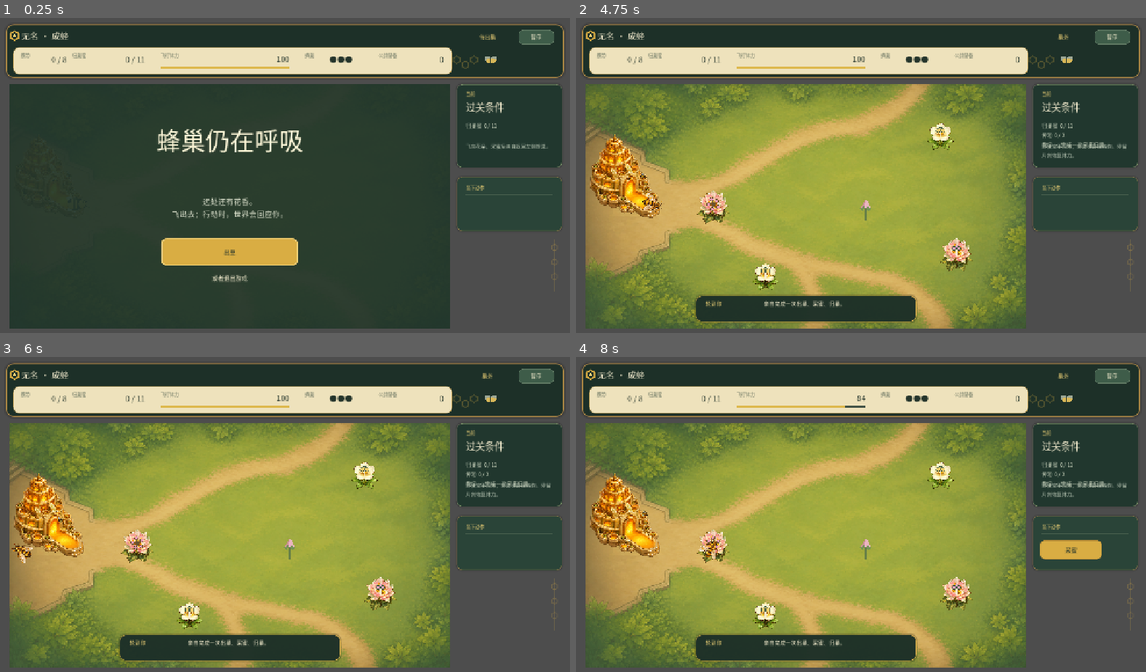
Above: before the commit, frames 1-4 (two rows, left to right).
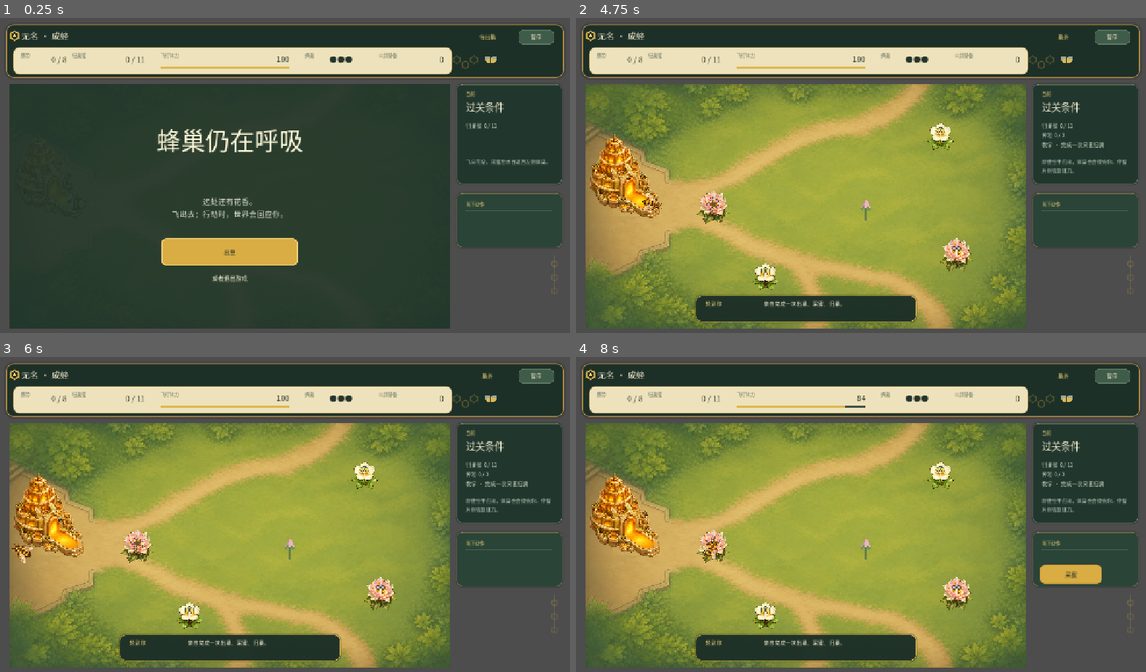
Above: after the commit, the same moments.

Repository: alanthssss/nameless-becoming
Game: Godot game, scene res://main.tscn
Two runs of this game, one before a commit and one after it. Both use one fixed random seed, a clock stepped at 60 frames per second and the inputs below.
Inputs (mouse positions are in pixels of both pictures, inside the frame that each line leads up to):
- Up to frame 1 (0.25 s): no input
- Up to frame 2 (4.75 s): click "暂停" at 0.5 s; click "出巢" at 1.25 s; tap Enter (ui_accept) at 2, 2.27, 2.57, 3.5 s; move the mouse to (986, 166) at 2.02 s; hold D (move_right) 2.03-2.75 s; hold Space (action) 2.03-2.75 s; click (986, 166) at 2.17 s; drag from (747, 197) to (832, 247) at 2.77 s; move the mouse to (918, 109) at 3.52 s; hold D (move_right) 3.53-4.25 s; tap Q (return_hive) at 3.6 s; drag from (832, 247) to (684, 131) at 4.27 s
- Up to frame 3 (6 s): move the mouse to (461, 568) at 5.02 s; hold A (move_left) 5.03-5.75 s; tap E (drink_honey) at 5.1 s; tap Enter (ui_accept) at 5.27, 5.57 s; drag from (108, 470) to (199, 438) at 5.77 s
- Up to frame 4 (8 s): move the mouse to (889, 520) at 6.52 s; hold S (move_down) 6.53-7.25 s; hold Space (action) 6.53-7.25 s; click (889, 520) at 6.67 s; drag from (775, 438) to (747, 536) at 7.27 s

The runs differ from the first frame. In frame 1, 2.6% of the frame differs, in the area x 80-99%, y 39-88%; in frame 2, 2.6%; in frame 3, 2.6%; in frame 4, 3.4%, in the area x 80-99%, y 40-88%.

Commit message:
fix: prevent completion card text overlap

Diff:
--- a/godot/scripts/ui/production_hud.gd
+++ b/godot/scripts/ui/production_hud.gd
@@ -115,8 +115,9 @@
 		if child is Label:
 			child.add_theme_color_override("font_color", CREAM_TEXT)
 
-	# Card 1: what is happening now. One title, one mechanic state, one short
-	# consequence. It replaces the long empty report-like sidebar.
+	# Card 1: every completion blocker remains readable above the transient world
+	# message. Mentor requirements can wrap to a fourth visual line, so the two
+	# labels must never share the old 42px slot.
 	var heading := side.get_child(0) as Label
 	heading.text = "当前"
 	heading.position = Vector2(20, 13)
@@ -131,23 +132,26 @@
 	main.season_rule.size = Vector2(44, 2)
 	main.season_rule.color = HONEY
 	main.detail_label.position = Vector2(20, 82)
-	main.detail_label.size = Vector2(192, 42)
+	main.detail_label.size = Vector2(192, 74)
 	main.detail_label.add_theme_font_size_override("font_size", 12)
 	main.detail_label.add_theme_color_override("font_color", Color("d7dfc7"))
-	main.message_label.position = Vector2(20, 128)
-	main.message_label.size = Vector2(192, 45)
+	main.message_label.position = Vector2(20, 162)
+	main.message_label.size = Vector2(192, 46)
+	main.message_label.clip_text = true
+	main.message_label.max_lines_visible = 2
+	main.message_label.text_overrun_behavior = TextServer.OVERRUN_TRIM_ELLIPSIS
 	main.message_label.add_theme_font_size_override("font_size", 11)
 	main.message_label.add_theme_color_override("font_color", Color("bfcbb8"))
 
 	# Card 2: only the action that can be taken here and now.
-	main.context_hint_label.position = Vector2(20, 222)
+	main.context_hint_label.position = Vector2(20, 286)
 	main.context_hint_label.size = Vector2(192, 24)
 	main.context_hint_label.horizontal_alignment = HORIZONTAL_ALIGNMENT_CENTER
 	main.context_hint_label.add_theme_font_size_override("font_size", 11)
 	main.context_hint_label.add_theme_color_override("font_color", Color("c8d5bf"))
-	main.sense_button.position = Vector2(16, 258)
+	main.sense_button.position = Vector2(16, 312)
 	main.sense_button.size = Vector2(136, 42)
-	main.return_button.position = Vector2(158, 258)
+	main.return_button.position = Vector2(158, 312)
 	main.return_button.size = Vector2(58, 42)
 
 	# Old separator ColorRects remain as lightweight ornaments instead of office
@@ -197,18 +201,18 @@
 
 	# Context is split into compact cards; the gaps deliberately reveal the page
 	# background so this no longer reads as a permanent office sidebar.
-	_draw_panel(Rect2(1018, 146, 232, 184), Color("20372e", 0.97), Color("6e825f"), 12, 1, Color(0, 0, 0, 0.20), 4)
-	_draw_panel(Rect2(1018, 350, 232, 120), Color("294438", 0.96), Color("8a7848"), 12, 1, Color(0, 0, 0, 0.17), 4)
-	draw_string(host.zh_font, Vector2(1038, 379), "当下动作", HORIZONTAL_ALIGNMENT_LEFT, 120, 10, HONEY_LIGHT)
-	draw_line(Vector2(1038, 389), Vector2(1229, 389), Color("8fa17d", 0.34), 1.0)
+	_draw_panel(Rect2(1018, 146, 232, 220), Color("20372e", 0.97), Color("6e825f"), 12, 1, Color(0, 0, 0, 0.20), 4)
+	_draw_panel(Rect2(1018, 386, 232, 120), Color("294438", 0.96), Color("8a7848"), 12, 1, Color(0, 0, 0, 0.17), 4)
+	draw_string(host.zh_font, Vector2(1038, 415), "当下动作", HORIZONTAL_ALIGNMENT_LEFT, 120, 10, HONEY_LIGHT)
+	draw_line(Vector2(1038, 425), Vector2(1229, 425), Color("8fa17d", 0.34), 1.0)
 	if host.runs_meter.visible or host.runs_meter_farthest.visible:
 		_draw_panel(Rect2(1018, 618, 232, 66), Color("1d3028", 0.90), Color("5d735f"), 11, 1)
 
 	# A restrained comb spine makes the negative space intentional and visually
 	# connects the contextual controls to colony history.
-	draw_line(Vector2(1233, 488), Vector2(1233, 602), Color(HONEY, 0.22), 1.0)
+	draw_line(Vector2(1233, 524), Vector2(1233, 608), Color(HONEY, 0.22), 1.0)
 	for i in 3:
-		_draw_hex(Vector2(1233, 506 + i * 32), 7, Color(HONEY, 0.25 - i * 0.04), 1.0)
+		_draw_hex(Vector2(1233, 542 + i * 30), 7, Color(HONEY, 0.25 - i * 0.04), 1.0)
 
 	if tutorial_visible:
 		_draw_panel(Rect2(276, 612, 486, 58), Color("1d3028", 0.96), Color("d0a94b"), 14, 1, Color(0, 0, 0, 0.25), 4)
--- a/godot/tests/art_snapshot.gd
+++ b/godot/tests/art_snapshot.gd
@@ -25,6 +25,13 @@
 		game.stage_index = mini(stage_index, game.stages.size() - 1)
 		game.spawn_stage(game.stage_index)
 	match snapshot_state:
+		"completion_card":
+			game.delivered = 4
+			game.message = "敌虫空手嗅探，蜂翼也会受伤。停留片刻恢复体力。"
+			game.mentor_tutorial.profile_id = "first_trip_pollination"
+			game.mentor_tutorial.phase = "imitate"
+			game.mentor_tutorial.lesson_id = "evade"
+			game.update_interface()
 		"pollination_ecology":
 			game.tutorial_complete = true
 			game.tutorial_step = 6
--- a/godot/tests/flow_test.gd
+++ b/godot/tests/flow_test.gd
@@ -23,6 +23,32 @@
 	expect(game.season_label.text == "过关条件" and game.detail_label.text.contains("归巢蜜 0 / %d" % first_goal), "首关没有常驻显示归巢蜜过关条件")
 	expect(not first_mechanics_status.is_empty() and game.detail_label.text.contains(first_mechanics_status), "首关教学期间隐藏了季节机制过关条件")
 	expect(game.detail_label.text.contains("教学 · 观看采蜜归巢示范"), "首关老师傅演示没有在过关条件卡显示当前教学要求")
+	# Every mentor blocker must fit above the transient world message. The delivery
+	# HUD previously left only 42px here, so the fourth wrapped line painted over it.
+	var original_profile: String = game.mentor_tutorial.profile_id
+	var original_phase: String = game.mentor_tutorial.phase
+	var original_lesson: String = game.mentor_tutorial.lesson_id
+	var condition_font: Font = game.detail_label.get_theme_font("font")
+	var condition_font_size: int = game.detail_label.get_theme_font_size("font_size")
+	var condition_line_height: float = condition_font.get_height(condition_font_size)
+	var condition_line_spacing: int = game.detail_label.get_theme_constant("line_spacing")
+	for lesson in ["sortie", "sense", "defense", "evade", "pollination", "raid", "seed", "warmth"]:
+		for mentor_phase in ["demo", "imitate", "practice"]:
+			game.mentor_tutorial.profile_id = "layout_regression"
+			game.mentor_tutorial.phase = mentor_phase
+			game.mentor_tutorial.lesson_id = lesson
+			game.update_interface()
+			await process_frame
+			var rendered_lines: int = game.detail_label.get_line_count()
+			var required_height := rendered_lines * condition_line_height + maxi(0, rendered_lines - 1) * condition_line_spacing
+			expect(required_height <= game.detail_label.size.y + 0.5, "过关条件溢出卡片：%s/%s 需要 %.1fpx，只有 %.1fpx" % [lesson, mentor_phase, required_height, game.detail_label.size.y])
+	expect(game.detail_label.position.y + game.detail_label.size.y + 5.0 <= game.message_label.position.y, "过关条件与情境消息没有保留安全间距")
+	expect(game.message_label.position.y + game.message_label.size.y <= 212.0, "情境消息溢出第一张状态卡")
+	expect(game.message_label.clip_text and game.message_label.max_lines_visible == 2, "情境消息没有限制为卡片内两行，长文案仍可能覆盖下一张卡")
+	game.mentor_tutorial.profile_id = original_profile
+	game.mentor_tutorial.phase = original_phase
+	game.mentor_tutorial.lesson_id = original_lesson
+	game.update_interface()
 	# The legacy causal route remains independently tested here; the dedicated
 	# mentor test owns demonstrate -> imitate -> practice sequencing.
 	game.mentor_tutorial.profile_id = ""
Not shown, changed: docs/PLAYER_FEEDBACK_ACTION_PLAN_2026-08-24.md
Not shown, changed: docs/PROJECT_LOG.md
Not shown, added: docs/design/screenshots/completion-card-no-overlap-v1.png
